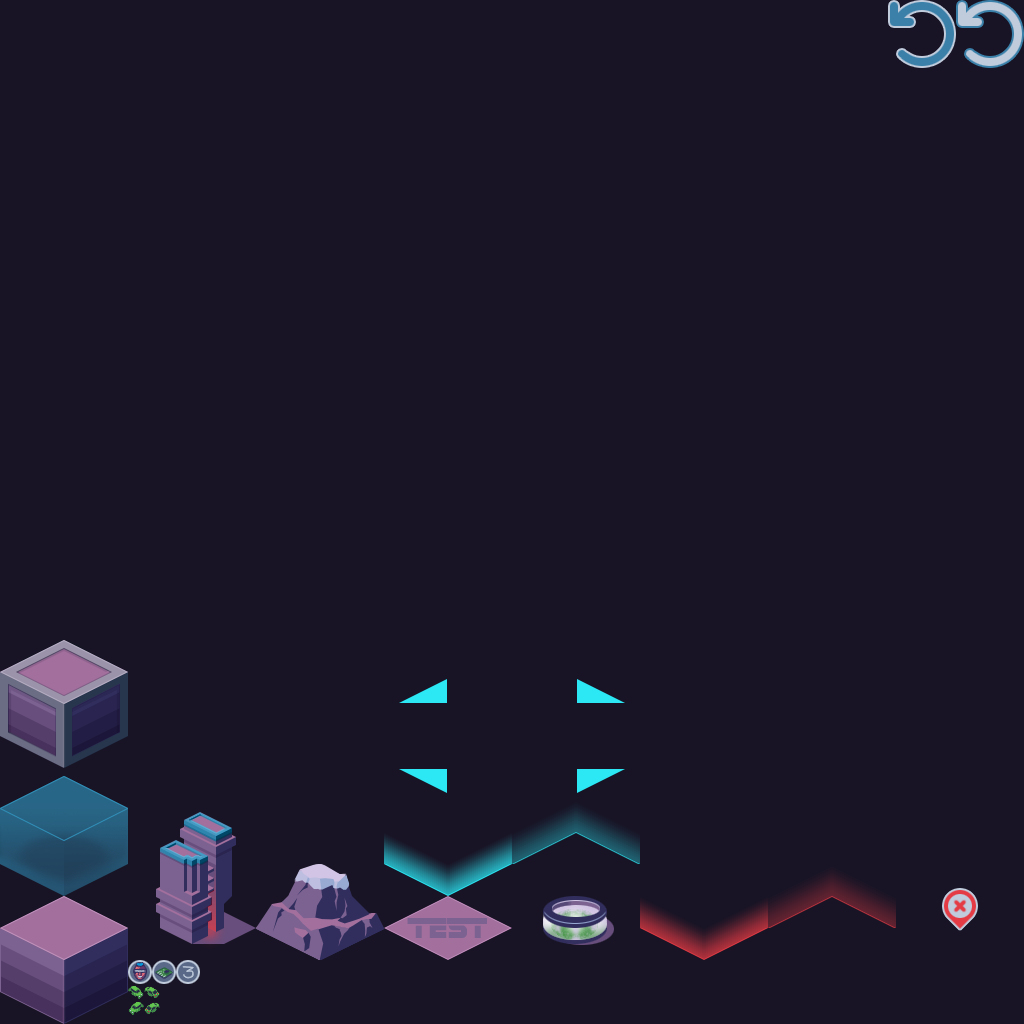
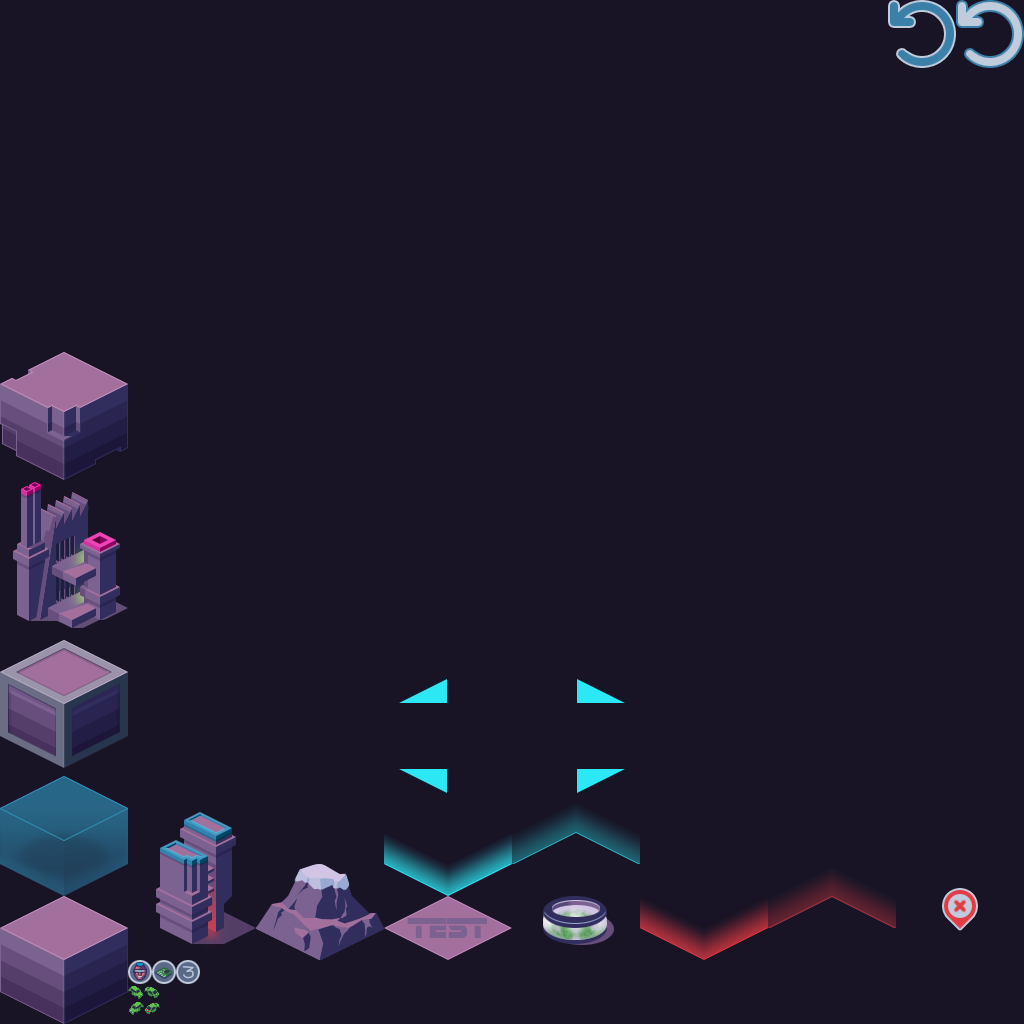
Revision of a layered (1024, 1024) image; what changed, layer by layer:
added group "Factory" with 20 layers above "Residential Building" over bbox(0, 352, 128, 628)
added layer "chimney colour" (color) in group "Factory" over bbox(21, 478, 116, 552)
added layer "Thicc" (1st of 6, in "Factory") in group "Factory" over bbox(13, 547, 49, 570)
added layer "Thicc" (2nd of 6, in "Factory") in group "Factory" over bbox(79, 542, 120, 561)
added layer "Thicc" (3rd of 6, in "Factory") in group "Factory" over bbox(80, 585, 120, 608)
added layer "Thicc Chimney" in group "Factory" over bbox(84, 532, 116, 620)
added layer "Glow" (overlay) in group "Factory" over bbox(60, 532, 116, 624)
added layer "Layer 70" in group "Factory" over bbox(48, 547, 100, 622)
added layer "Platform" in group "Factory" over bbox(48, 547, 113, 628)
added layer "Slits" in group "Factory" over bbox(56, 535, 75, 604)
added layer "Dual Chimneys" in group "Factory" over bbox(21, 482, 41, 548)
added layer "Chimney Base" in group "Factory" over bbox(17, 536, 45, 621)
added layer "Roof" in group "Factory" over bbox(40, 492, 88, 612)
added layer "Chimney shade" in group "Factory" over bbox(24, 514, 56, 620)
added layer "Layer 73" in group "Factory" over bbox(24, 500, 97, 621)
added layer "floor shadow" in group "Factory" over bbox(29, 578, 128, 628)
added group "Soil block brittle" with 17 layers above "Soil block" over bbox(0, 352, 128, 480)
added layer "Surface highlight copy 3" (2nd of 3, in "Soil block brittle") (overlay) in group "Soil block brittle" over bbox(0, 352, 128, 412)
added layer "Soil copy 3" (2nd of 3, in "Soil block brittle") in group "Soil block brittle" over bbox(0, 352, 128, 412)
added layer "Layer 80" in group "Soil block brittle" over bbox(48, 405, 80, 440)
added layer "Layer 77" in group "Soil block brittle" over bbox(1, 400, 127, 480)
added layer "Base Tile" (2nd of 4, in "Soil block brittle") in group "Soil block brittle" over bbox(0, 370, 128, 480)
…and 7 more changes (7 added)
